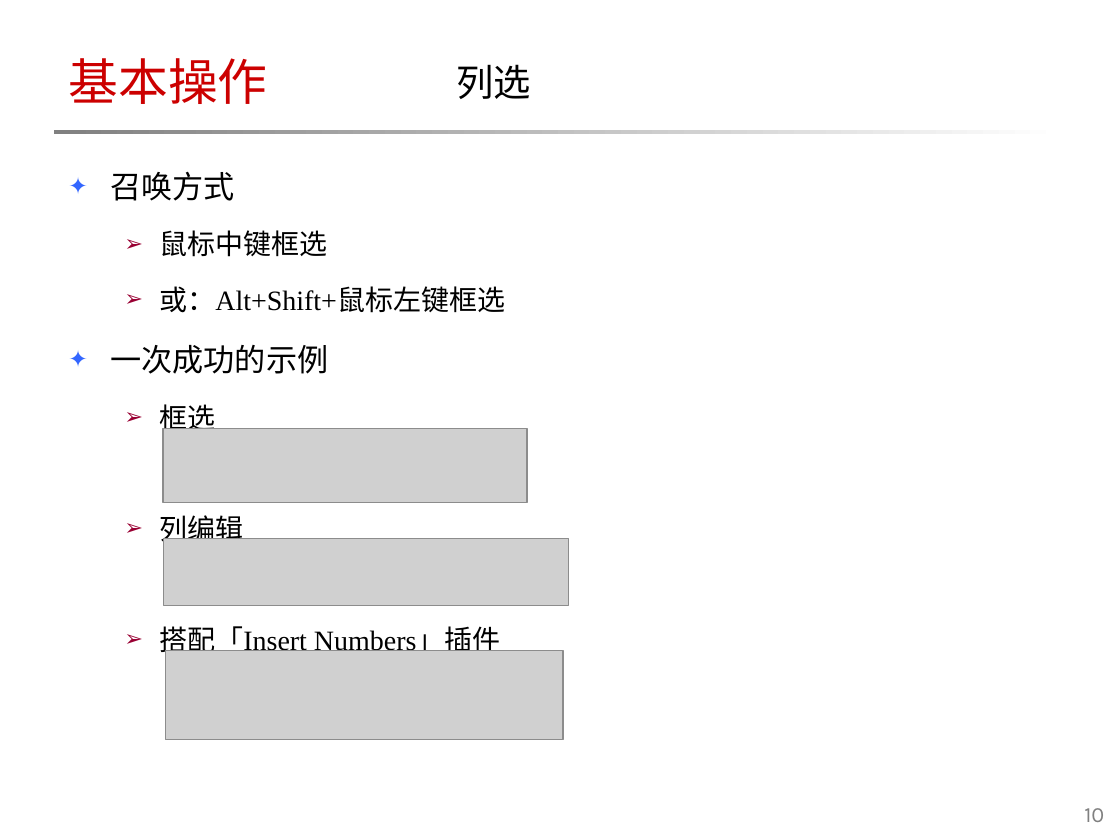
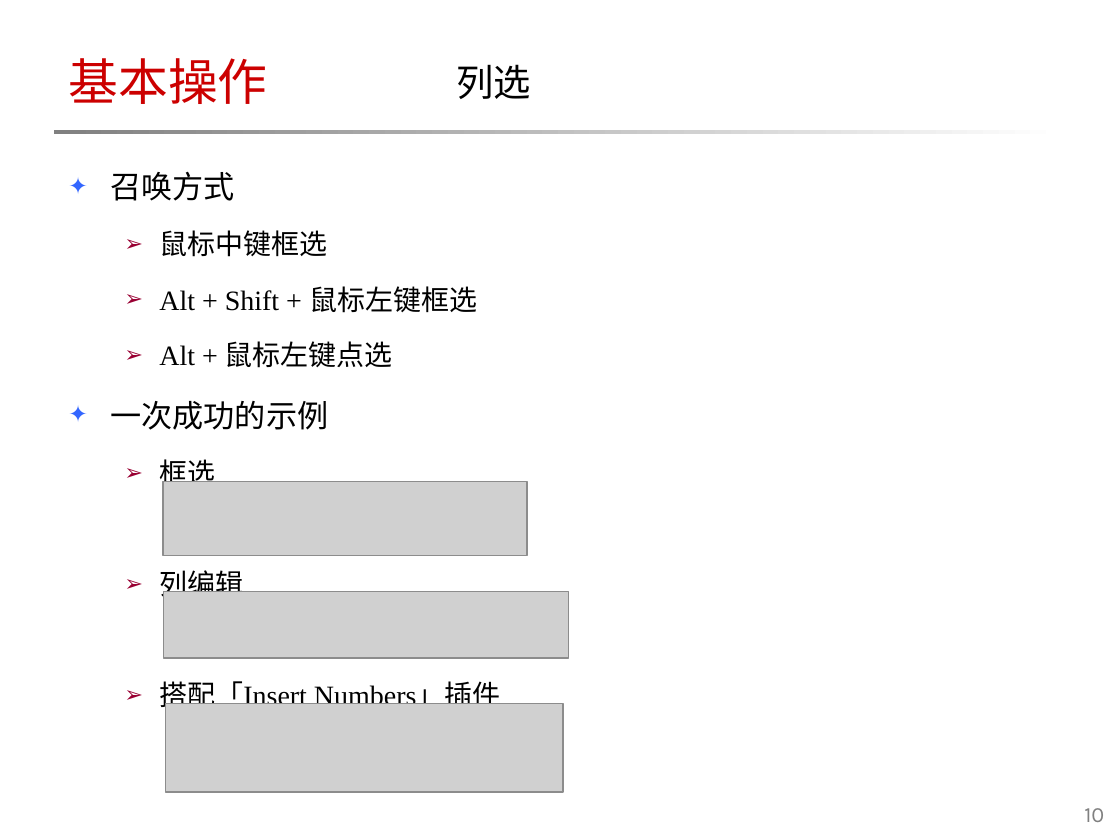
Before and after one commit to maokelong/CSDN-maokelong95, a slide deck: slide 10 of 共享资源/「2018-11-09」朋友，你听过 VS Code 吗？.pptx. Drawn at 1120x840 pixels with LibreOffice and Linux fonts; fonts in the diff are those of the drawing; grey boxes stand for pictures; background and template pictures are left out. Boxes give left, top, right and bottom in pixels: in the first picture for what was removed or moved away, otherwise in the second. Text is boxed around its words. In the diff, an @@ line names an element or a change of style, - is before the commit and + after.

```diff
--- a/共享资源/「2018-11-09」朋友，你听过 VS Code 吗？.pptx
+++ b/共享资源/「2018-11-09」朋友，你听过 VS Code 吗？.pptx
@@ text at box(159, 286, 477, 368): text changed @@
-  ➢ 或：Alt+Shift+鼠标左键框选
+  ➢ Alt + Shift + 鼠标左键框选
+  ➢ Alt + 鼠标左键点选
@@ picture: place and size @@
-picture at box(164, 429, 528, 503)
+picture at box(164, 482, 528, 556)
@@ picture: place and size @@
-picture at box(164, 539, 569, 605)
+picture at box(164, 591, 569, 657)
@@ picture: place and size @@
-picture at box(166, 651, 563, 739)
+picture at box(166, 703, 563, 792)
```
Also in this commit, not shown: 4 other slides changed, 1 other file.
